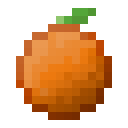
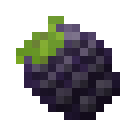
Comparing the layer stacks of the two 128x128 images. Changes:
showed "Blackberry", painted on it over [16, 16, 120, 120]
hid "Orange" over [16, 8, 112, 120]
